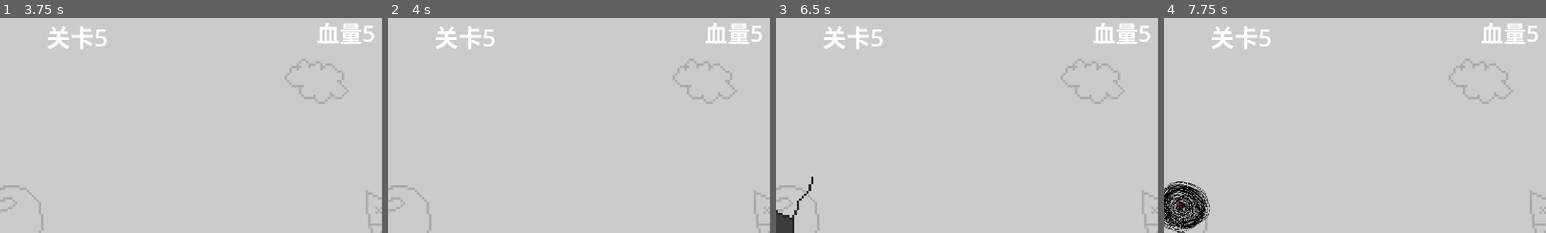
Above: before the commit, frames 1-4 (left to right).
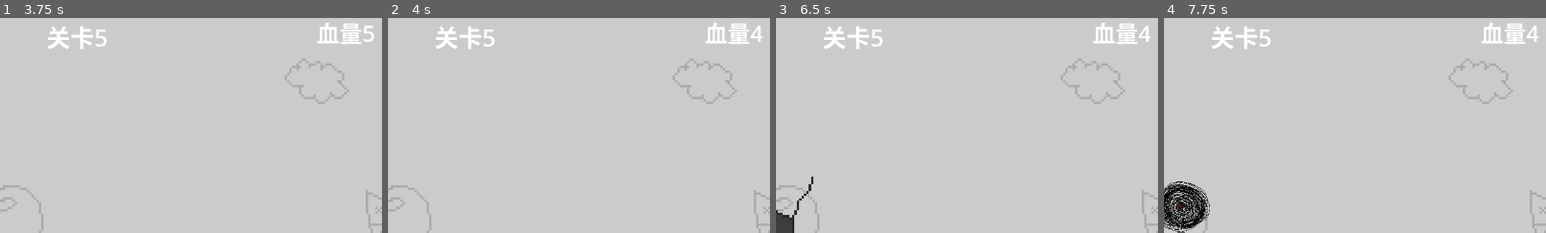
Above: after the commit, the same moments.

Repository: lzcm729/cat-and-string-ball
Game: Godot game, scene res://Levels/level_5.tscn
The game is run twice, just before and just after one commit, with the same random seed, the same clock (stepped at 60 frames per second) and the same inputs. This scene is started directly instead of the project's main scene. The engine's default icon, where the game draws it, is replaced by a stand-in: a white triangle on a blue panel in a dark square.
Inputs:
- Up to frame 1 (3.75 s): tap Enter (ui_accept) at 0.5, 0.77, 1.52, 3.02 s; hold Right (ui_right) 0.53-2.03 s; tap T at 0.6, 2.85 s; tap G at 1.35, 3.6 s; hold Left (ui_left) 2.03-2.78 s; tap Q at 2.1 s; hold Right (ui_right) from 2.78 s (still down)
- Up to frame 2 (4 s): keep holding Right (ui_right); tap Enter (ui_accept) at 3.77 s
- Up to frame 3 (6.5 s): release Right (ui_right) at 4.28 s; hold Left (ui_left) 4.28-5.03 s; tap Q at 4.35 s; tap Enter (ui_accept) at 4.52, 6.02 s; hold Right (ui_right) 5.03-5.78 s; tap T at 5.1 s; hold Left (ui_left) from 5.78 s (still down); tap G at 5.85 s
- Up to frame 4 (7.75 s): tap Q at 6.6 s; tap Enter (ui_accept) at 6.77, 7.52 s; release Left (ui_left) at 7.28 s; hold Right (ui_right) from 7.28 s (still down); tap T at 7.35 s
The pictures show only the part of the screen within x 38-88%, y 3-53%; the shares and areas given below are measured in that part.

Frame 1 is identical in both runs. In frame 2, 0.1% of the frame differs, in the area x 95-98%, y 3-12%; in frame 3, 0.1%; in frame 4, 0.1%.
Error in both runs: Attempt to call function 'get_overlapping_bodies' in base 'null instance' on a null instance. (res://cat/cat.gd:89)

Commit message:
胜利结算

Diff:
--- a/GUI/game_win.gd
+++ b/GUI/game_win.gd
@@ -19,4 +19,4 @@
 
 
 func _on_next_pressed():
-	get_tree().change_scene_to_file("res://Levels/level_"+str(min(level_id + 1, 5)+".tscn"))
+	get_tree().change_scene_to_file("res://Levels/level_" + str(min(level_id + 1, 5)) + ".tscn")
--- a/Levels/level_2.tscn
+++ b/Levels/level_2.tscn
@@ -20,14 +20,15 @@
 [node name="Cleaner" parent="." instance=ExtResource("5_4iwd8")]
 position = Vector2(1087, 620)
 
+[node name="ChaosCore" parent="." instance=ExtResource("6_fbydx")]
+visible = false
+position = Vector2(-10.3825, -59.1853)
+
 [node name="main_control" parent="." instance=ExtResource("1_lxh2x")]
 level_name = "关卡2"
 level_health = 3
 level_id = 2
 
-[node name="ChaosCore" parent="." instance=ExtResource("6_fbydx")]
-visible = false
-position = Vector2(-10.3825, -59.1853)
-
 [connection signal="show_chaos_core" from="StringBall" to="ChaosCore" method="_on_string_ball_show_chaos_core"]
 [connection signal="cat_pat_ball" from="Cat" to="main_control" method="_on_cat_cat_pat_ball"]
+[connection signal="eat_core" from="Cat" to="main_control" method="_on_cat_eat_core"]
--- a/Levels/level_3.tscn
+++ b/Levels/level_3.tscn
@@ -25,3 +25,4 @@
 level_id = 3
 
 [connection signal="cat_pat_ball" from="Cat" to="main_control" method="_on_cat_cat_pat_ball"]
+[connection signal="eat_core" from="Cat" to="main_control" method="_on_cat_eat_core"]
--- a/Levels/level_4.tscn
+++ b/Levels/level_4.tscn
@@ -11,9 +11,6 @@
 [node name="Level4" type="Node2D"]
 
 [node name="vacant_room" parent="." instance=ExtResource("1_g44qk")]
-
-[node name="main_control" parent="." instance=ExtResource("1_2wcxk")]
-level_name = "关卡4"
 
 [node name="Cat" parent="." instance=ExtResource("3_asw2m")]
 position = Vector2(416, 321)
@@ -40,5 +37,10 @@
 [node name="CollisionShape2D" type="CollisionShape2D" parent="WaterBody"]
 shape = SubResource("RectangleShape2D_lrq5i")
 
+[node name="main_control" parent="." instance=ExtResource("1_2wcxk")]
+level_name = "关卡4"
+
+[connection signal="cat_pat_ball" from="Cat" to="main_control" method="_on_cat_cat_pat_ball"]
+[connection signal="eat_core" from="Cat" to="main_control" method="_on_cat_eat_core"]
 [connection signal="body_entered" from="WaterBody" to="WaterBody" method="_on_body_entered"]
 [connection signal="body_exited" from="WaterBody" to="WaterBody" method="_on_body_exited"]
--- a/Levels/level_5.tscn
+++ b/Levels/level_5.tscn
@@ -103,4 +103,6 @@
 [connection signal="turn_on_fire" from="IgnitionButton" to="Stove" method="_on_ignition_button_turn_on_fire"]
 [connection signal="body_entered" from="IgnitionButton/Area2D" to="IgnitionButton" method="_on_area_2d_body_entered"]
 [connection signal="body_exited" from="IgnitionButton/Area2D" to="IgnitionButton" method="_on_area_2d_body_exited"]
+[connection signal="cat_pat_ball" from="Cat" to="main_control" method="_on_cat_cat_pat_ball"]
+[connection signal="eat_core" from="Cat" to="main_control" method="_on_cat_eat_core"]
 [connection signal="show_chaos_core" from="StringBall" to="ChaosCore" method="_on_string_ball_show_chaos_core"]
